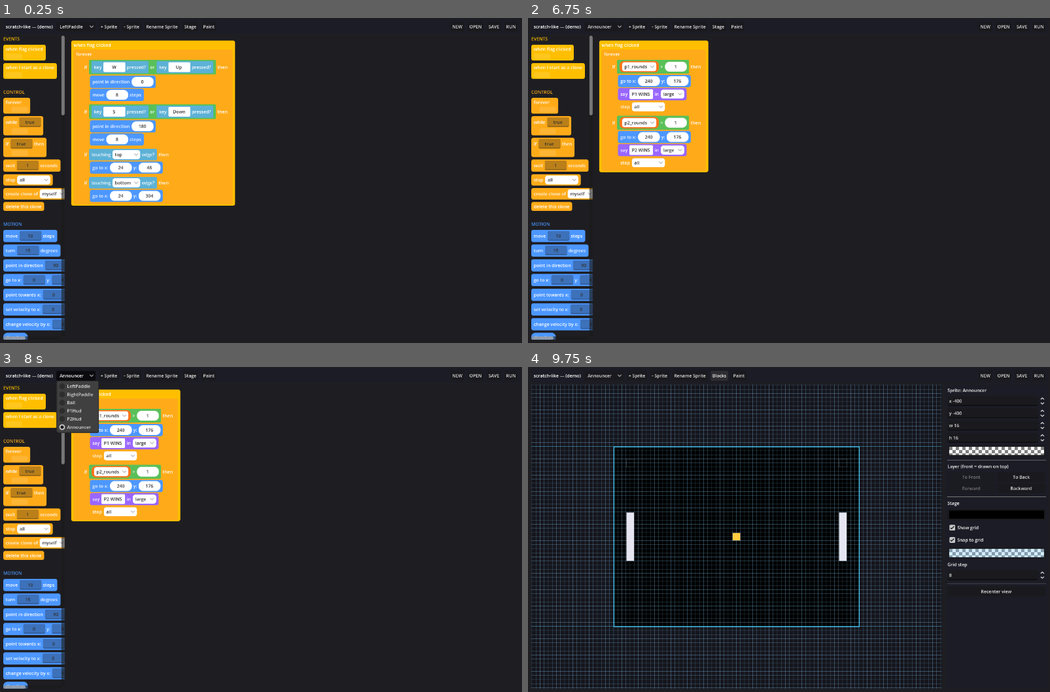
Above: before the commit, frames 1-4 (two rows, left to right).
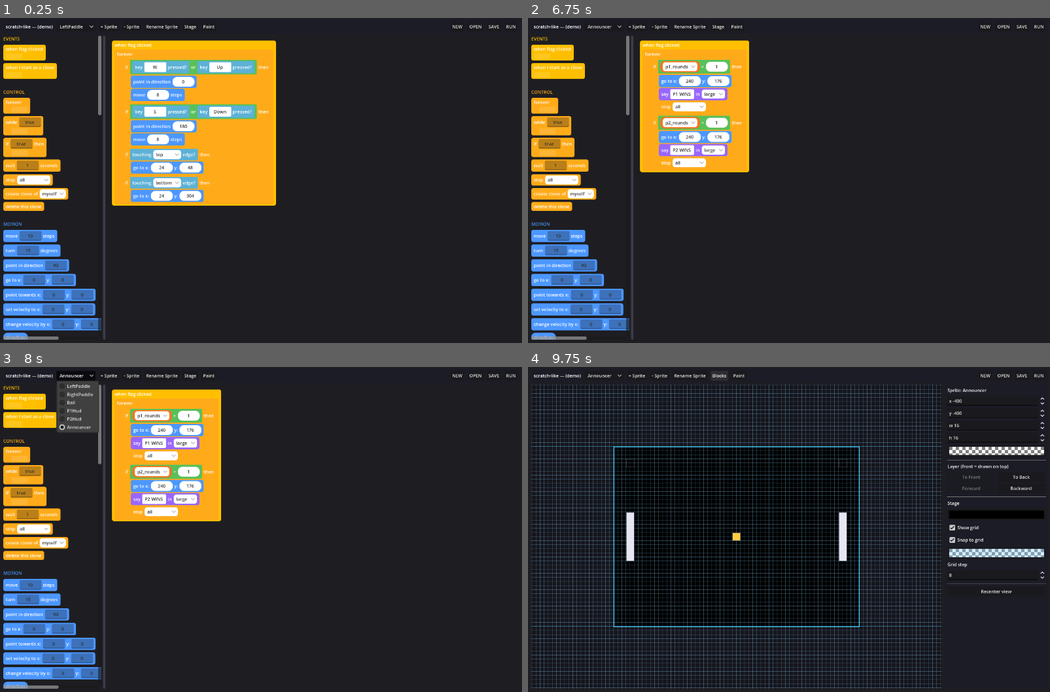
Above: after the commit, the same moments.

Repository: nedink/scratch-like
Game: Godot game, scene res://editor.tscn
The game is run twice, just before and just after one commit, with the same random seed, the same clock (stepped at 60 frames per second) and the same inputs.
Inputs (mouse positions are in pixels of both pictures, inside the frame that each line leads up to):
- Up to frame 1 (0.25 s): no input
- Up to frame 2 (6.75 s): click "NEW" at 0.5 s; click "NEW" at 1.25 s; click "LeftPaddle" at 2 s; click "+ Sprite" at 2.75 s; click (789, 170) at 3.52 s; type "Alex" at 3.6 s; click "OK" at 4.25 s; click "Alex" at 5 s; click "- Sprite" at 5.75 s; click "OK" at 6.5 s
- Up to frame 3 (8 s): click "Announcer" at 7.25 s
- Up to frame 4 (9.75 s): click "Rename Sprite" at 8 s; click "OK" at 8.75 s; click "Stage" at 9.5 s

The runs differ from the first frame. In frame 1, 15% of the frame differs, in the area x 4-53%, y 5-99%; in frame 2, 11%; in frame 3, 10%; in frame 4, nothing differs.

Commit message:
Editor: resizable block palette (wider default + drag handle)
The palette was a fixed 150px ScrollContainer whose 220px chips overflowed
into a horizontal scrollbar. Widen the default to 240 and add a draggable
divider (PaletteResizer) between the palette and the canvas: its gui_input
adds the drag delta to the palette's min width (clamped 120-600), shown only
in Blocks mode.

Co-Authored-By: Claude Opus 4.8 <noreply@anthropic.com>

Diff:
--- a/editor.tscn
+++ b/editor.tscn
@@ -16,6 +16,13 @@
 content_margin_right = 6.0
 content_margin_bottom = 6.0
 
+[sub_resource type="StyleBoxFlat" id="StyleBoxFlat_resizer"]
+bg_color = Color(0.235294, 0.235294, 0.301961, 1)
+corner_radius_top_left = 3
+corner_radius_top_right = 3
+corner_radius_bottom_right = 3
+corner_radius_bottom_left = 3
+
 [node name="Editor" type="Control" unique_id=1899586967]
 layout_mode = 3
 anchors_preset = 15
@@ -122,7 +129,7 @@
 
 [node name="PaletteScroll" type="ScrollContainer" parent="Page/Workspace" unique_id=1873497012]
 unique_name_in_owner = true
-custom_minimum_size = Vector2(150, 0)
+custom_minimum_size = Vector2(240, 0)
 layout_mode = 2
 size_flags_vertical = 3
 
@@ -130,6 +137,14 @@
 unique_name_in_owner = true
 layout_mode = 2
 script = ExtResource("2_palette")
+
+[node name="PaletteResizer" type="Panel" parent="Page/Workspace" unique_id=1873497013]
+unique_name_in_owner = true
+custom_minimum_size = Vector2(6, 0)
+layout_mode = 2
+size_flags_vertical = 3
+mouse_default_cursor_shape = 10
+theme_override_styles/panel = SubResource("StyleBoxFlat_resizer")
 
 [node name="CanvasScroll" type="ScrollContainer" parent="Page/Workspace" unique_id=566786302]
 unique_name_in_owner = true
--- a/scripts/editor.gd
+++ b/scripts/editor.gd
@@ -92,6 +92,13 @@
 ## The palette's ScrollContainer — also the canvas's trash region (M16): a block dragged
 ## back over it is deleted. (The palette VBox lives inside it.)
 @onready var _palette_scroll: ScrollContainer = %PaletteScroll
+
+## A draggable divider between the palette and the canvas: drag it left/right to set the palette's
+## width (its custom_minimum_size.x — the palette has no expand flag, so its min width is its width,
+## and the canvas fills the rest). Visible only in Blocks mode (it sits between the two blocks-mode
+## panels). _palette_dragging tracks an in-progress drag started by a press on the handle.
+@onready var _palette_resizer: Panel = %PaletteResizer
+var _palette_dragging: bool = false
 
 ## The top-bar widgets we wire in _ready: the sprite selector (populated from _scripts) and RUN.
 @onready var _selector: OptionButton = %SpriteSelector
@@ -337,6 +344,9 @@
 	# re-derive the sprite's custom-block names so the palette chips and `call` dropdowns track the rename.
 	_canvas.on_custom_block_renamed = _on_custom_block_renamed
 	_canvas._trash = _palette_scroll
+
+	# Drag the divider between the palette and the canvas to resize the palette (M46 follow-on).
+	_palette_resizer.gui_input.connect(_on_palette_resizer_input)
 
 	# Stage (scene) editor (M27): the toggle swaps Blocks <-> Stage; the stage view reports a clicked
 	# sprite (on_pick, routed through the normal selection flow) and live geometry changes during a
@@ -553,6 +563,7 @@
 func _set_mode(mode: Mode) -> void:
 	_mode = mode
 	_palette_scroll.visible = mode == Mode.BLOCKS
+	_palette_resizer.visible = mode == Mode.BLOCKS
 	_canvas_scroll.visible = mode == Mode.BLOCKS
 	_stage_container.visible = mode == Mode.STAGE
 	_paint_container.visible = mode == Mode.PAINT
@@ -565,6 +576,18 @@
 		_sync_inspector()
 	elif mode == Mode.PAINT:
 		_paint_view.set_model(_scripts, _current)
+
+
+## Drag the palette/canvas divider. A press on the handle starts a drag; each motion adds the
+## cursor delta to the palette's min width (clamped to a sensible range — narrow enough to reclaim
+## canvas room, wide enough to show a couple of chips). The palette has no horizontal expand flag,
+## so its min width *is* its width and the canvas (which expands) takes whatever is left.
+func _on_palette_resizer_input(event: InputEvent) -> void:
+	if event is InputEventMouseButton and event.button_index == MOUSE_BUTTON_LEFT:
+		_palette_dragging = event.pressed
+	elif event is InputEventMouseMotion and _palette_dragging:
+		var w: float = _palette_scroll.custom_minimum_size.x + event.relative.x
+		_palette_scroll.custom_minimum_size.x = clampf(w, 120.0, 600.0)
 
 
 ## A sprite was clicked on the stage: select it through the normal flow (the selector + _show, which
Not shown, changed: HANDOFF.md
